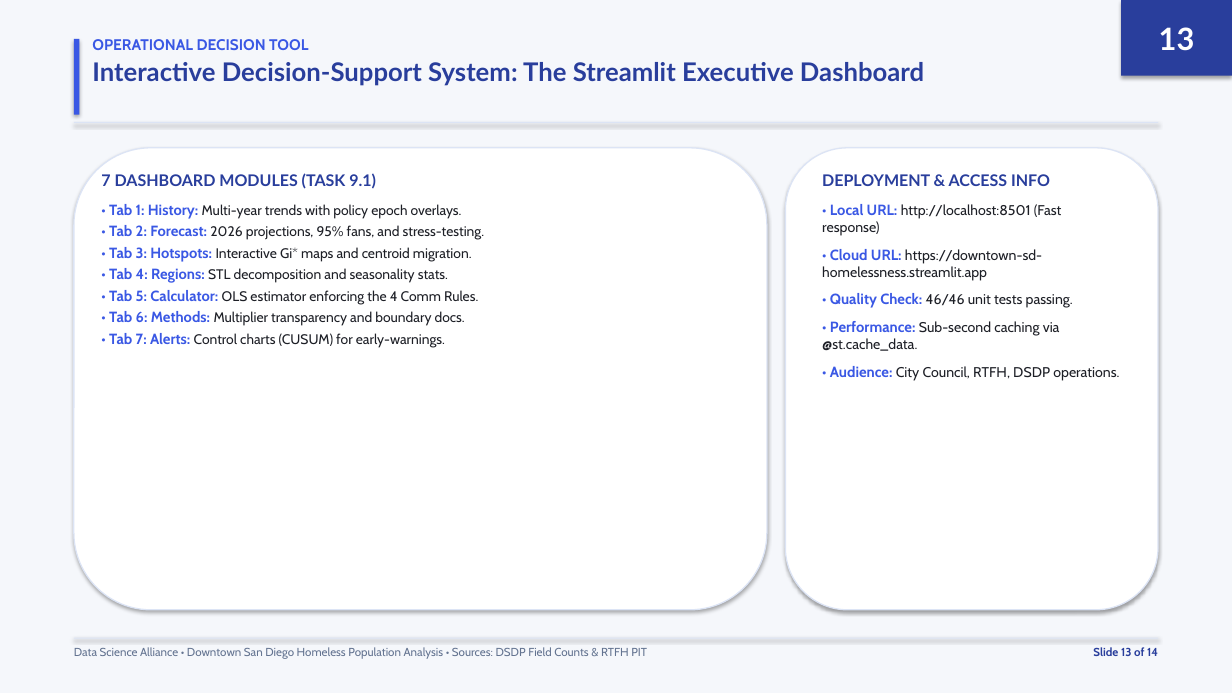
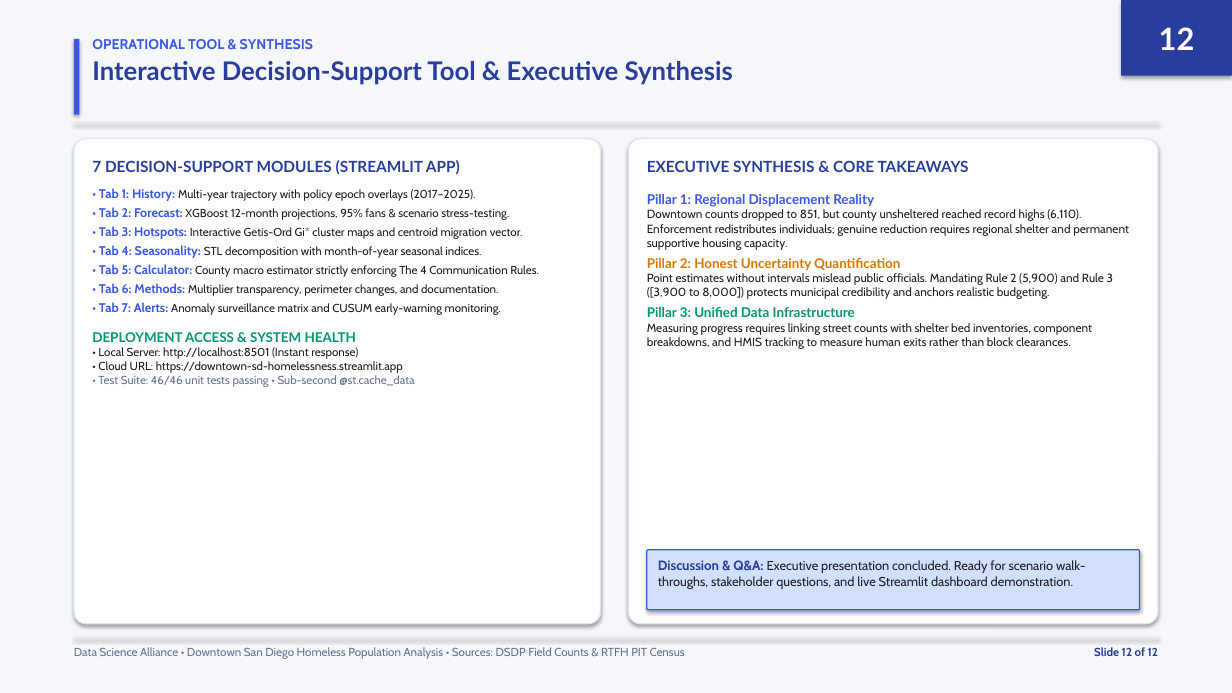
Before and after one commit to CapMorningStar/Downtown-Homeless-Analysis, a slide deck: slide 12 of Assignment9_StrategicSynthesis.pptx (slide 13 before the commit). Drawn at 1232x693 pixels with LibreOffice and Linux fonts; fonts in the diff are those of the drawing. Boxes give left, top, right and bottom in pixels: in the first picture for what was removed or moved away, otherwise in the second. Text is boxed around its words. In the diff, an @@ line names an element or a change of style, - is before the commit and + after.

```diff
--- a/Assignment9_StrategicSynthesis.pptx
+++ b/Assignment9_StrategicSynthesis.pptx
@@ text in rectangle at bbox=[1159, 27, 1195, 50]: text changed @@
-13
+12
@@ text at bbox=[92, 39, 733, 85]: text changed @@
-OPERATIONAL DECISION TOOL
-Interactive Decision-Support System: The Streamlit Executive Dashboard
+OPERATIONAL TOOL & SYNTHESIS
+Interactive Decision-Support Tool & Executive Synthesis
@@ rounded rectangle: place and size @@
-rounded rectangle at bbox=[74, 148, 767, 610]
+rounded rectangle at bbox=[74, 139, 601, 624]
@@ rounded rectangle at bbox=[74, 139, 601, 624]: proportions changed @@
@@ rounded rectangle at bbox=[628, 139, 1158, 624]: proportions changed @@
@@ rounded rectangle: place and size @@
-rounded rectangle at bbox=[786, 148, 1158, 610]
+rounded rectangle at bbox=[628, 139, 1158, 624]
@@ text at bbox=[92, 160, 539, 387]: text changed; size 10.8 to 9 pt @@
-7 DASHBOARD MODULES (TASK 9.1)
-• Tab 1: History: Multi-year trends with policy epoch overlays.
-• Tab 2: Forecast: 2026 projections, 95% fans, and stress-testing.
-• Tab 3: Hotspots: Interactive Gi* maps and centroid migration.
-• Tab 4: Regions: STL decomposition and seasonality stats.
-• Tab 5: Calculator: OLS estimator enforcing the 4 Comm Rules.
-• Tab 6: Methods: Multiplier transparency and boundary docs.
-• Tab 7: Alerts: Control charts (CUSUM) for early-warnings.
+7 DECISION-SUPPORT MODULES (STREAMLIT APP)
+• Tab 1: History: Multi-year trajectory with policy epoch overlays (2017–2025).
+• Tab 2: Forecast: XGBoost 12-month projections, 95% fans & scenario stress-testing.
+• Tab 3: Hotspots: Interactive Getis-Ord Gi* cluster maps and centroid migration vector.
+• Tab 4: Seasonality: STL decomposition with month-of-year seasonal indices.
+• Tab 5: Calculator: County macro estimator strictly enforcing The 4 Communication Rules.
+• Tab 6: Methods: Multiplier transparency, perimeter changes, and documentation.
+• Tab 7: Alerts: Anomaly surveillance matrix and CUSUM early-warning monitoring.
+DEPLOYMENT ACCESS & SYSTEM HEALTH
+• Local Server: http://localhost:8501 (Instant response)
+• Cloud URL: https://downtown-sd-homelessness.streamlit.app
+• Test Suite: 46/46 unit tests passing • Sub-second @st.cache_data
@@ text at bbox=[647, 160, 1129, 349]: text changed; size 11 to 9.2 pt @@
-DEPLOYMENT & ACCESS INFO
-• Local URL: http://localhost:8501 (Fast response)
-• Cloud URL: https://downtown-sd-homelessness.streamlit.app
-• Quality Check: 46/46 unit tests passing.
-• Performance: Sub-second caching via @st.cache_data.
-• Audience: City Council, RTFH, DSDP operations.
+EXECUTIVE SYNTHESIS & CORE TAKEAWAYS
+Pillar 1: Regional Displacement Reality
+Downtown counts dropped to 851, but county unsheltered reached record highs (6,110). Enforcement redistributes individuals; genuine reduction requires regional shelter and permanent supportive housing capacity.
+Pillar 2: Honest Uncertainty Quantification
+Point estimates without intervals mislead public officials. Mandating Rule 2 (5,900) and Rule 3 ([3,900 to 8,000]) protects municipal credibility and anchors realistic budgeting.
+Pillar 3: Unified Data Infrastructure
+Measuring progress requires linking street counts with shelter bed inventories, component breakdowns, and HMIS tracking to measure human exits rather than block clearances.
@@ rounded rectangle added at bbox=[647, 550, 1140, 610], fill #D3DFFF, outline #3A58E4 1 pt @@
@@ text added at bbox=[658, 560, 1085, 589], 10 pt, text #1D1F26 @@
+Discussion & Q&A: Executive presentation concluded. Ready for scenario walk-throughs, stakeholder questions, and live Streamlit dashboard demonstration.
@@ text at bbox=[74, 647, 685, 659]: text changed @@
-Data Science Alliance • Downtown San Diego Homeless Population Analysis • Sources: DSDP Field Counts & RTFH PIT
+Data Science Alliance • Downtown San Diego Homeless Population Analysis • Sources: DSDP Field Counts & RTFH PIT Census
@@ text at bbox=[1094, 647, 1158, 656]: text changed @@
-Slide 13 of 14
+Slide 12 of 12
```
Also in this commit, not shown: 5 other slides changed, 6 slides added, 8 slides removed, 11 other files.
